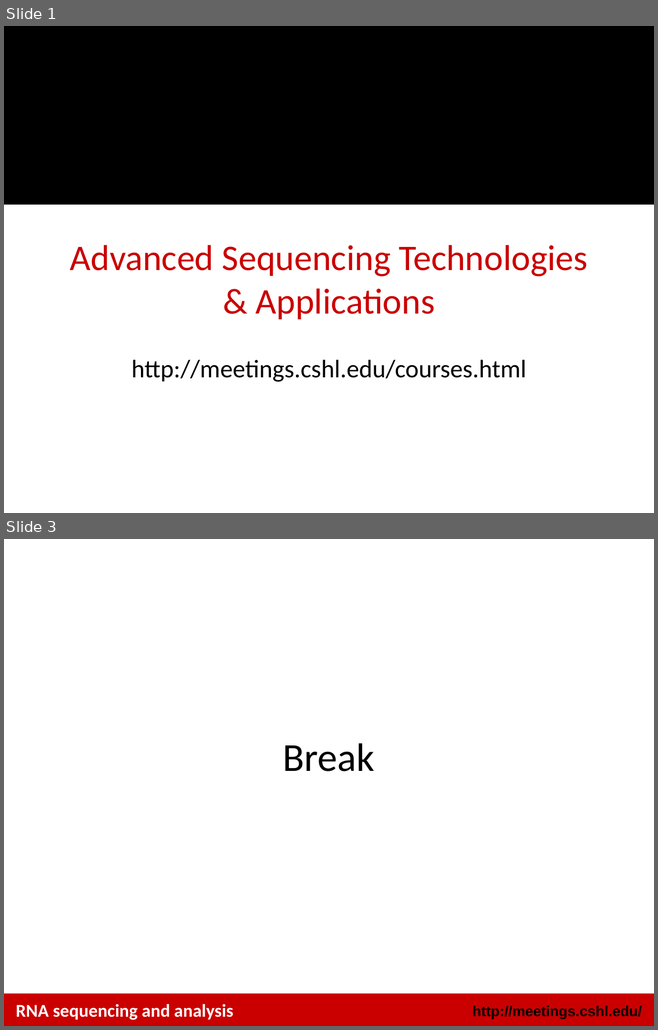
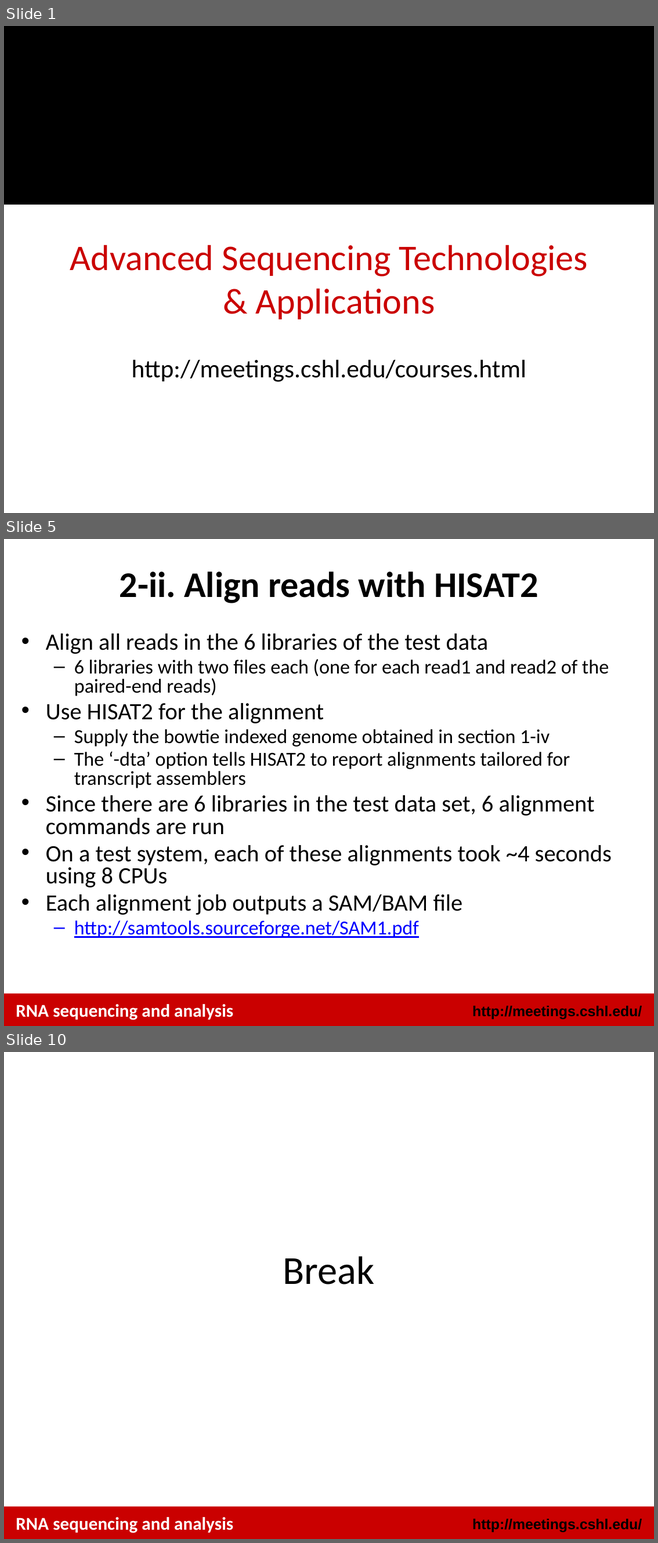
Before and after one commit to griffithlab/rnaseq_tutorial_wiki, a slide deck: LectureFiles/cshl/2016/RNASeq_Module2_Tutorial.pptx. Shown one above the other, each under a label of ours: slides 1 and 3 before the commit, slides 1, 5 and 10 after it; the slides between them are not shown. The pictures are 658x1030 and 658x1543 pixels, drawn with LibreOffice and Linux fonts; fonts in the diff are those of the drawing; background and template pictures are left out. Boxes give left, top, right and bottom in pixels: in the first picture for what was removed or moved away, otherwise in the second. Text is boxed around its words. In the diff, an @@ line names an element or a change of style, - is before the commit and + after.

```diff
--- a/LectureFiles/cshl/2016/RNASeq_Module2_Tutorial.pptx
+++ b/LectureFiles/cshl/2016/RNASeq_Module2_Tutorial.pptx
@@ slide 5 added at bbox=[4, 539, 654, 1026], background #FFFFFF; not listed: 2 template elements that a slide beside it also shows @@
@@ title added at bbox=[119, 571, 538, 603], 40 pt, text #000000, bold @@
+2-ii. Align reads with HISAT2
@@ text added at bbox=[46, 634, 611, 938], 22 pt, text #000000 @@
+• Align all reads in the 6 libraries of the test data
+  – 6 libraries with two files each (one for each read1 and read2 of the paired-end reads)
+• Use HISAT2 for the alignment
+  – Supply the bowtie indexed genome obtained in section 1-iv
+  – The ‘-dta’ option tells HISAT2 to report alignments tailored for transcript assemblers
+• Since there are 6 libraries in the test data set, 6 alignment commands are run
+• On a test system, each of these alignments took ~4 seconds using 8 CPUs
+• Each alignment job outputs a SAM/BAM file
+  – http://samtools.sourceforge.net/SAM1.pdf
@@ text added at bbox=[16, 1004, 233, 1020], 20 pt, text #FFFFFF, bold @@
+RNA sequencing and analysis
@@ what was slide 3 is now slide 10 @@
```
Also in this commit, not shown: 1 slide changed, 6 other slides added, 3 other files.
